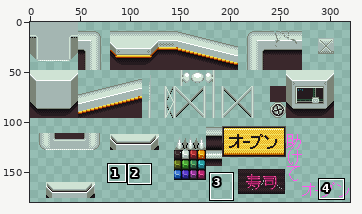
One commit to this sprite sheet: proj/tileset1.png. Above, an overview of the earlier version with the close-up marked.
Close-up. Earlier state:
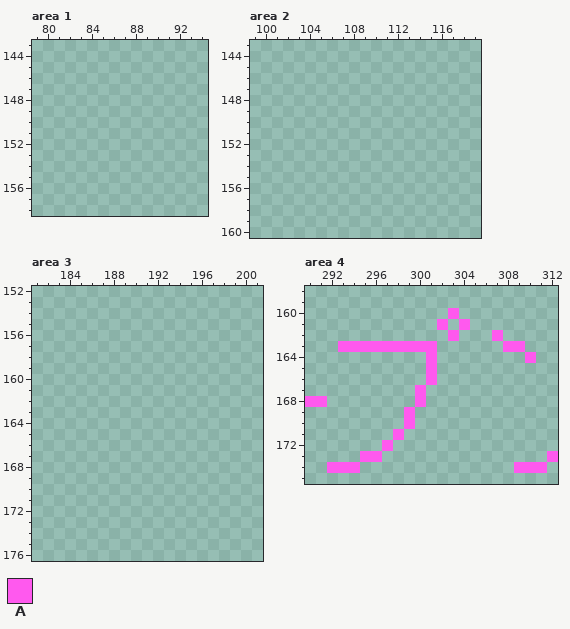
The file is 320x180 pixels. Colours within 5 levels of each other are drawn and written as one. Shown: area 1: x 79..94, y 143..158; area 2: x 99..119, y 143..160; area 3: x 181..201, y 152..176; area 4: x 290..312, y 158..175. The commit also changed other parts of the picture, which this record leaves out.
Palette (. is transparent): A #ff59ee
Pixels before, area 4, first column x 290:
160 .............A.........
161 ............A.A........
162 .............A...A.....
163 ...AAAAAAAAA......AA...
164 ...........A........A..
165 ...........A...........
166 ...........A...........
167 ..........A............
168 AA........A............
169 .........A.............
170 .........A.............
171 ........A..............
172 .......A...............
173 .....AA...............A
174 ..AAA..............AAA.
And afterwards:
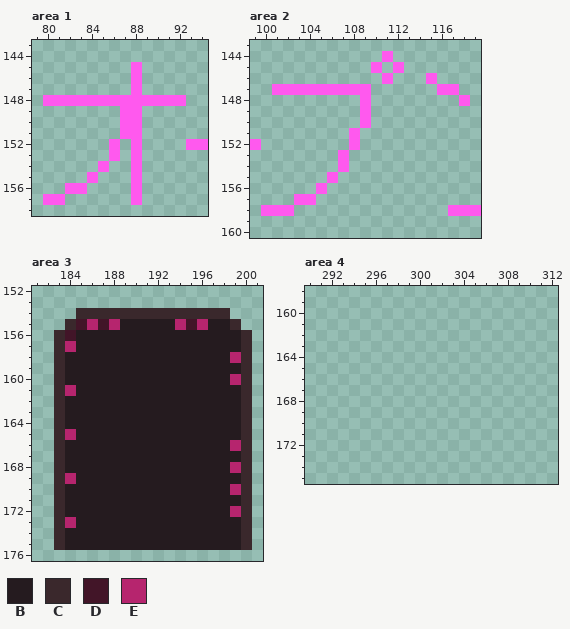
Colours new in this view: B #251b1f  C #3a282c  D #421528  E #b6256e
Changes in this commit:
Changed rows in their new state; - is an unchanged pixel.
Area 1:
first column x 80:
145 --------A------
146 --------A------
147 --------A------
148 AAAAAAAAAAAAA--
149 -------AA------
150 -------AA------
151 -------AA------
152 ------A-A----AA
153 ------A-A------
154 -----A--A------
155 ----A---A------
156 --AA----A------
157 AA------A------
Area 2:
first column x 99:
144 ------------A--------
145 -----------A-A-------
146 ------------A---A----
147 --AAAAAAAAA------AA--
148 ----------A--------A-
149 ----------A----------
150 ----------A----------
151 ---------A-----------
152 A--------A-----------
153 --------A------------
154 --------A------------
155 -------A-------------
156 ------A--------------
157 ----AA---------------
158 -AAA--------------AAA
Area 3:
first column x 183:
154 --CCCCCCCCCCCCCC--
155 -CDEDEBBBBBEDEBBC-
156 CDBBBBBBBBBBBBBBBC
157 CEBBBBBBBBBBBBBBBC
158 CBBBBBBBBBBBBBBBEC
159 CBBBBBBBBBBBBBBBBC
160 CBBBBBBBBBBBBBBBEC
161 CEBBBBBBBBBBBBBBBC
162 CBBBBBBBBBBBBBBBBC
163 CBBBBBBBBBBBBBBBBC
164 CBBBBBBBBBBBBBBBBC
165 CEBBBBBBBBBBBBBBBC
166 CBBBBBBBBBBBBBBBEC
167 CBBBBBBBBBBBBBBBBC
168 CBBBBBBBBBBBBBBBEC
169 CEBBBBBBBBBBBBBBBC
170 CBBBBBBBBBBBBBBBEC
171 CBBBBBBBBBBBBBBBBC
172 CBBBBBBBBBBBBBBBEC
173 CEBBBBBBBBBBBBBBBC
174 CBBBBBBBBBBBBBBBBC
175 CBBBBBBBBBBBBBBBBC
Area 4:
first column x 290:
160 -------------.---------
161 ------------.-.--------
162 -------------.---.-----
163 ---.........------..---
164 -----------.--------.--
165 -----------.-----------
166 -----------.-----------
167 ----------.------------
168 ..--------.------------
169 ---------.-------------
170 ---------.-------------
171 --------.--------------
172 -------.---------------
173 -----..---------------.
174 --...--------------...-
